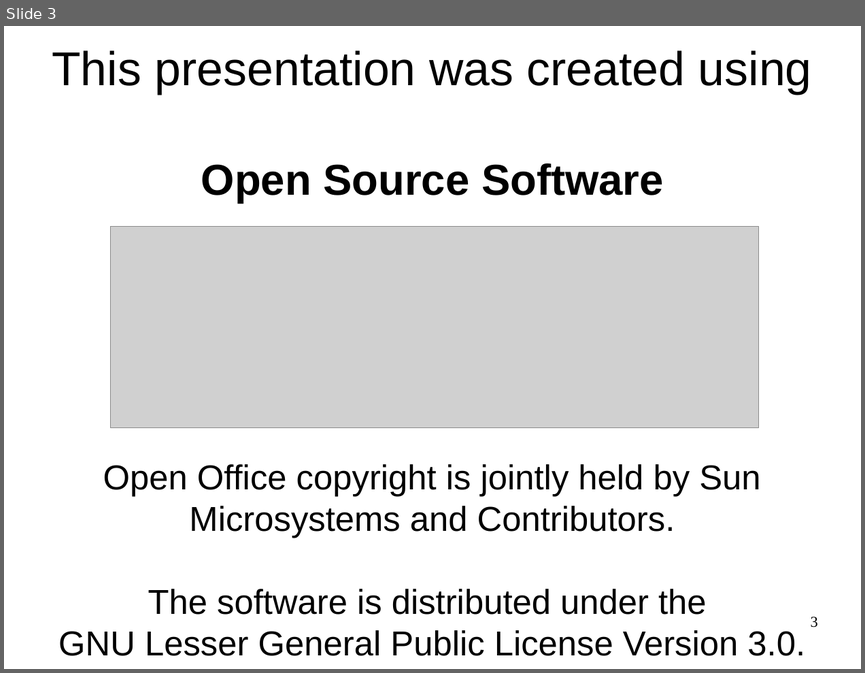
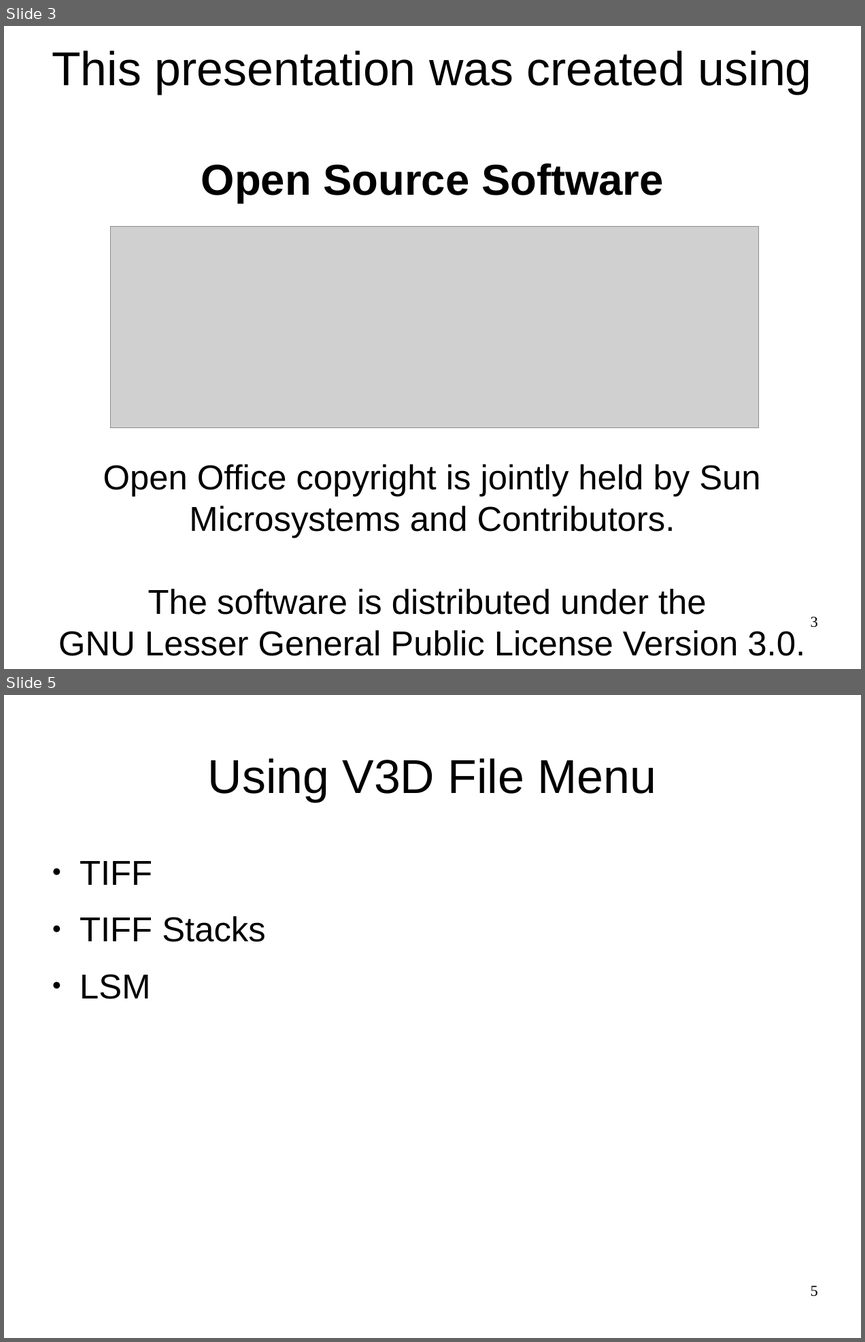
Before and after one commit to luisibanez/MicroscopyTutorial, a slide deck: Documents/MicroscopyImageAnalysis-HandsOnExercises.odp. Shown one above the other, each under a label of ours: slide 3 before the commit, slides 3 and 5 after it; the slides between them are not shown. The pictures are 865x673 and 865x1342 pixels, drawn with LibreOffice and Linux fonts; fonts in the diff are those of the drawing; grey boxes stand for pictures. Boxes give left, top, right and bottom in pixels: in the first picture for what was removed or moved away, otherwise in the second. Text is boxed around its words. In the diff, an @@ line names an element or a change of style, - is before the commit and + after.

```diff
--- a/Documents/MicroscopyImageAnalysis-HandsOnExercises.odp
+++ b/Documents/MicroscopyImageAnalysis-HandsOnExercises.odp
@@ slide 5 added at (x1=4, y1=695, x2=861, y2=1338), background #FFFFFF @@
@@ title added at (x1=208, y1=758, x2=656, y2=802), 44 pt, text #000000 @@
+Using V3D File Menu
@@ text added at (x1=79, y1=861, x2=265, y2=999), 32 pt, text #000000 @@
+● TIFF
+● TIFF Stacks
+● LSM
@@ page number added at (x1=810, y1=1285, x2=818, y2=1296), 14 pt, text #000000 @@
+5
```
Also in this commit, not shown: 28 other slides added.
